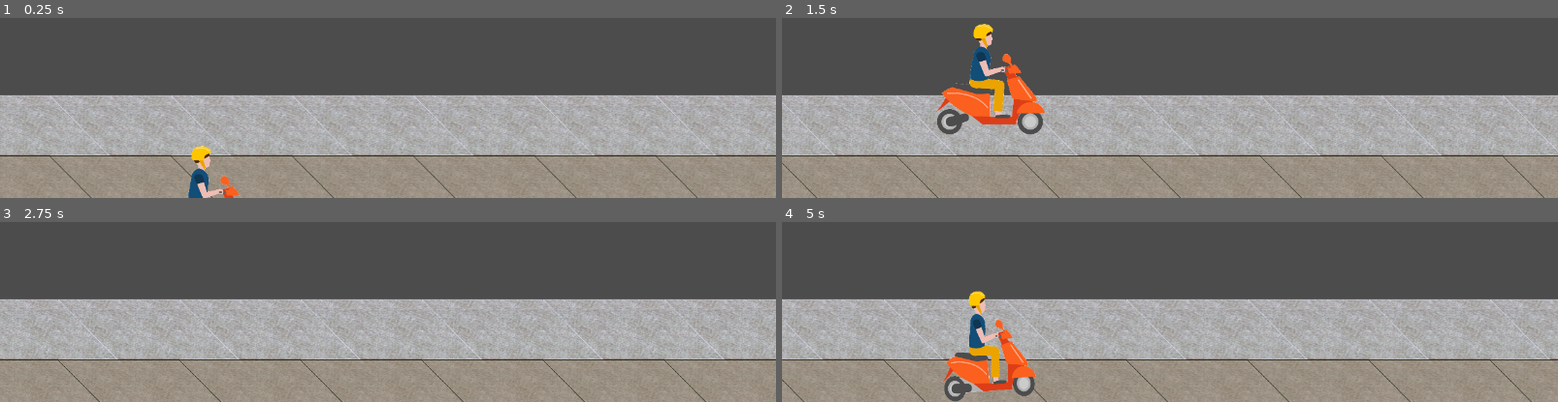
Above: before the commit, frames 1-4 (two rows, left to right).
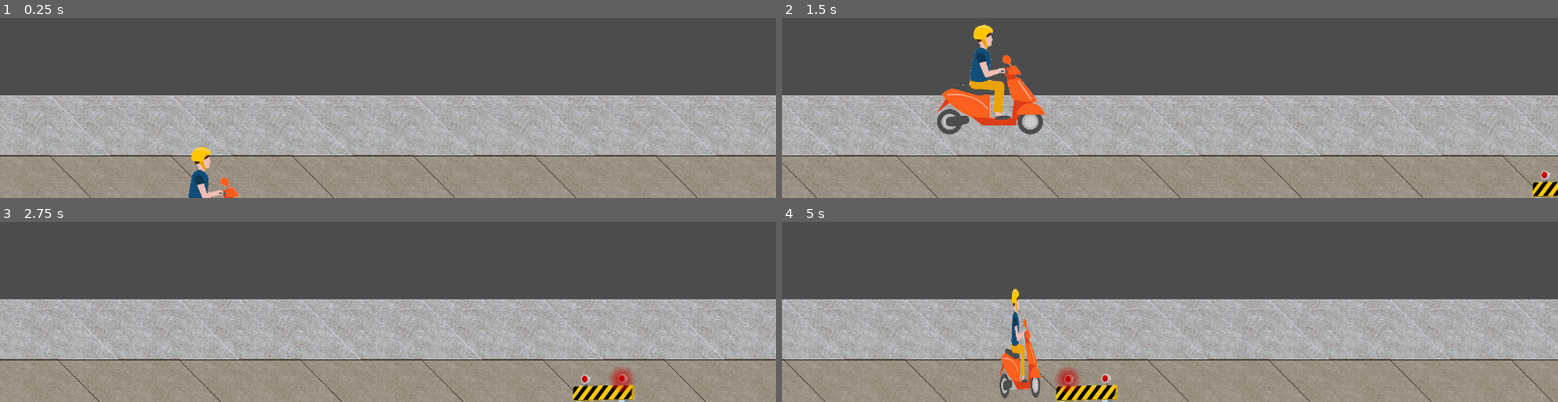
Above: after the commit, the same moments.

Repository: Anatolij-Grigorjev/MopedRebelGO
Game: Godot game, scene res://stages/test/test_stage.tscn
Two runs of this game, one before a commit and one after it. Both use one fixed random seed, a clock stepped at 60 frames per second and the inputs below.
Inputs:
- Up to frame 1 (0.25 s): no input
- Up to frame 2 (1.5 s): hold W (swerve_up) from 0.53 s (still down)
- Up to frame 3 (2.75 s): release W (swerve_up) at 2.03 s; hold S (swerve_down) from 2.03 s (still down)
- Up to frame 4 (5 s): release S (swerve_down) at 4.28 s; hold W (swerve_up) from 4.28 s (still down)

The runs differ from the first frame. In frame 1, 0.3% of the frame differs, in the area x 24-31%, y 70-100%; in frame 2, 1.2%; in frame 3, 1.0%; in frame 4, 9.3%, in the area x 0-100%, y 37-100%.
Error in both runs: Invalid get index '-1' (on base: 'Array'). (res://utils/logger.gd:103)

Commit message:
Add stage obstacles with basic crash animation

Diff:
--- /dev/null
+++ b/game/obstacles/roadblocks/roadblock.gd
@@ -0,0 +1,16 @@
+extends Area2D
+class_name RoadBlock
+"""
+General script to control any kind of static roadblock standing on the road.
+A roadblock should be able to know when moped collided with it
+and tell moped to react appropriately
+"""
+var Logger : Resource = preload("res://utils/logger.gd")
+
+
+onready var LOG: Logger = Logger.new(self)
+
+func _on_area_entered(area: Area2D):
+	LOG.debug("obstacle caught area {}", [area])
+	if (area.is_in_group(C.GROUP_MR)):
+		area.inform_hit_obstacle(self)
--- /dev/null
+++ b/game/obstacles/roadblocks/tall/tall_roadblock.tscn
@@ -0,0 +1,33 @@
+[gd_scene load_steps=6 format=2]
+
+[ext_resource path="res://obstacles/roadblocks/roadblock.gd" type="Script" id=1]
+[ext_resource path="res://obstacles/roadblocks/tall/idle_glow_left.png" type="Texture" id=2]
+[ext_resource path="res://obstacles/roadblocks/tall/idle_glow_right.png" type="Texture" id=3]
+
+[sub_resource type="SpriteFrames" id=1]
+animations = [ {
+"frames": [ ExtResource( 2 ), ExtResource( 3 ) ],
+"loop": true,
+"name": "default",
+"speed": 2.0
+} ]
+
+[sub_resource type="RectangleShape2D" id=2]
+extents = Vector2( 145, 50 )
+
+[node name="TallRoadblock" type="Area2D" groups=[
+"obstacle",
+]]
+collision_layer = 2
+collision_mask = 2
+script = ExtResource( 1 )
+
+[node name="Sprite" type="AnimatedSprite" parent="."]
+position = Vector2( 0, -125 )
+frames = SubResource( 1 )
+playing = true
+
+[node name="CollisionShape2D" type="CollisionShape2D" parent="."]
+position = Vector2( 0, -25 )
+shape = SubResource( 2 )
+[connection signal="area_entered" from="." to="." method="_on_area_entered"]
--- a/game/project.godot
+++ b/game/project.godot
@@ -29,6 +29,16 @@
 "language": "GDScript",
 "path": "res://rebel/moped_rebel.gd"
 }, {
+"base": "Area2D",
+"class": "ObstacleDetector",
+"language": "GDScript",
+"path": "res://rebel/obstacle_detector.gd"
+}, {
+"base": "Area2D",
+"class": "RoadBlock",
+"language": "GDScript",
+"path": "res://obstacles/roadblocks/roadblock.gd"
+}, {
 "base": "Node2D",
 "class": "StageControl",
 "language": "GDScript",
@@ -39,6 +49,8 @@
 "Helpers": "",
 "Logger": "",
 "MopedRebel": "",
+"ObstacleDetector": "",
+"RoadBlock": "",
 "StageControl": ""
 }
 
@@ -77,6 +89,11 @@
  ]
 }
 
+[layer_names]
+
+2d_physics/layer_1="physical"
+2d_physics/layer_2="obstacles"
+
 [rendering]
 
 environment/default_environment="res://default_env.tres"
--- a/game/rebel/moped_rebel.gd
+++ b/game/rebel/moped_rebel.gd
@@ -22,7 +22,8 @@
 onready var animator := $AnimationPlayer
 onready var LOG : Logger = Logger.new(self)
 onready var swerve_tween := $SwerveTween
-onready var _netural_transform: Dictionary = {
+onready var pushback_tween := $PushbackTween
+onready var _neutral_transform: Dictionary = {
 	'rotation': self.rotation_degrees,
 	'scale': self.scale
 }
@@ -30,7 +31,9 @@
 
 var _is_swerving: bool = false
 
+
 func _ready() -> void:
+	$ObstacleDetect.connect("hit_obstacle", self, "_on_ObstacleDetector_hit_obstacle")
 	pass
 
 
@@ -97,6 +100,22 @@
 
 
 """
+Setup and start tween required to push back rebel from current
+position by force of road obstacle
+"""
+func _prep_start_tween_pushback() -> void:
+	var final_position := global_position - Vector2(C.MR_OBSTACLE_PUSHBACK_AMOUNT, 0)
+	pushback_tween.remove_all()
+	pushback_tween.interpolate_property(
+		self, 'global_position',
+		global_position, final_position,
+		C.MR_OBSTACLE_PUSHBACK_DURATION_SEC,
+		Tween.TRANS_LINEAR, Tween.EASE_OUT
+	)
+	pushback_tween.start()
+
+
+"""
 Reset the rotation and scale of the rebel to its original values
 (after animations for example)
 """
@@ -107,7 +126,15 @@
 
 	LOG.debug("Got rot/scale: {}/{}, change to {}/{}",
 		[self.rotation_degrees, self.scale,
-		_netural_transform.rotation, _netural_transform.scale]
+		_neutral_transform.rotation, _neutral_transform.scale]
 	)
-	self.rotation_degrees = _netural_transform.rotation
-	self.scale = _netural_transform.scale
+	self.rotation_degrees = _neutral_transform.rotation
+	self.scale = _neutral_transform.scale
+
+
+func _on_ObstacleDetector_hit_obstacle(obstacle: Area2D) -> void:
+	velocity = Vector2()
+	animator.play("crash_obstacle")
+	yield(animator, "animation_finished")
+	velocity = Vector2(C.MR_CRUISE_SPEED, 0)
+	pass
--- a/game/rebel/moped_rebel.tscn
+++ b/game/rebel/moped_rebel.tscn
@@ -1,9 +1,10 @@
-[gd_scene load_steps=9 format=2]
+[gd_scene load_steps=12 format=2]
 
 [ext_resource path="res://rebel/moped_rebel.gd" type="Script" id=1]
 [ext_resource path="res://rebel/rebel_on_moped_low.png" type="Texture" id=2]
 [ext_resource path="res://rebel/rebel_on_moped_mid.png" type="Texture" id=3]
 [ext_resource path="res://rebel/rebel_on_moped_high.png" type="Texture" id=4]
+[ext_resource path="res://rebel/obstacle_detector.gd" type="Script" id=5]
 
 [sub_resource type="SpriteFrames" id=2]
 animations = [ {
@@ -14,7 +15,74 @@
 } ]
 
 [sub_resource type="RectangleShape2D" id=1]
-extents = Vector2( 256, 56 )
+extents = Vector2( 250, 30 )
+
+[sub_resource type="Animation" id=6]
+resource_name = "crash_obstacle"
+length = 1.5
+step = 0.05
+tracks/0/type = "value"
+tracks/0/path = NodePath("AnimatedSprite:playing")
+tracks/0/interp = 1
+tracks/0/loop_wrap = true
+tracks/0/imported = false
+tracks/0/enabled = true
+tracks/0/keys = {
+"times": PoolRealArray( 0, 1.5 ),
+"transitions": PoolRealArray( 1, 1 ),
+"update": 1,
+"values": [ false, true ]
+}
+tracks/1/type = "value"
+tracks/1/path = NodePath("AnimatedSprite:scale")
+tracks/1/interp = 1
+tracks/1/loop_wrap = true
+tracks/1/imported = false
+tracks/1/enabled = true
+tracks/1/keys = {
+"times": PoolRealArray( 0, 0.2, 0.4, 0.7, 1, 1.4 ),
+"transitions": PoolRealArray( 1, 1, 1, 1, 1, 1 ),
+"update": 0,
+"values": [ Vector2( 1, 1 ), Vector2( 0.2, 1 ), Vector2( 0.2, 1 ), Vector2( 1, 0.2 ), Vector2( 0.2, 1 ), Vector2( 1, 1 ) ]
+}
+tracks/2/type = "value"
+tracks/2/path = NodePath("AnimatedSprite:position")
+tracks/2/interp = 1
+tracks/2/loop_wrap = true
+tracks/2/imported = false
+tracks/2/enabled = true
+tracks/2/keys = {
+"times": PoolRealArray( 0, 0.2, 0.4, 0.7, 1, 1.4 ),
+"transitions": PoolRealArray( 1, 1, 1, 1, 1, 1 ),
+"update": 0,
+"values": [ Vector2( 0, -210 ), Vector2( 200, -210 ), Vector2( 200, -210 ), Vector2( 0, -210 ), Vector2( -200, -210 ), Vector2( 0, -210 ) ]
+}
+tracks/3/type = "value"
+tracks/3/path = NodePath("ObstacleDetect/CollisionShape2D:disabled")
+tracks/3/interp = 1
+tracks/3/loop_wrap = true
+tracks/3/imported = false
+tracks/3/enabled = true
+tracks/3/keys = {
+"times": PoolRealArray( 0, 1.5 ),
+"transitions": PoolRealArray( 1, 1 ),
+"update": 1,
+"values": [ true, false ]
+}
+tracks/4/type = "method"
+tracks/4/path = NodePath(".")
+tracks/4/interp = 1
+tracks/4/loop_wrap = true
+tracks/4/imported = false
+tracks/4/enabled = true
+tracks/4/keys = {
+"times": PoolRealArray( 0.7 ),
+"transitions": PoolRealArray( 1 ),
+"values": [ {
+"args": [  ],
+"method": "_prep_start_tween_pushback"
+} ]
+}
 
 [sub_resource type="Animation" id=4]
 resource_name = "swerve_down"
@@ -74,19 +142,19 @@
 "values": [ Vector2( 0.36, 0.36 ), Vector2( 0.3, 0.36 ) ]
 }
 
+[sub_resource type="RectangleShape2D" id=5]
+extents = Vector2( 50, 50 )
+
 [node name="MopedRebel" type="KinematicBody2D"]
 scale = Vector2( 0.36, 0.36 )
 script = ExtResource( 1 )
 
 [node name="AnimatedSprite" type="AnimatedSprite" parent="."]
 position = Vector2( 0, -210 )
-scale = Vector2( 1, 1 )
 frames = SubResource( 2 )
-frame = 1
 playing = true
 
 [node name="CollisionShape2D" type="CollisionShape2D" parent="."]
-position = Vector2( 0, -12 )
 shape = SubResource( 1 )
 
 [node name="Camera2D" type="Camera2D" parent="."]
@@ -100,7 +168,21 @@
 drag_margin_bottom = 1.0
 
 [node name="AnimationPlayer" type="AnimationPlayer" parent="."]
+anims/crash_obstacle = SubResource( 6 )
 anims/swerve_down = SubResource( 4 )
 anims/swerve_up = SubResource( 3 )
 
 [node name="SwerveTween" type="Tween" parent="."]
+
+[node name="PushbackTween" type="Tween" parent="."]
+
+[node name="ObstacleDetect" type="Area2D" parent="." groups=[
+"moped_rebel",
+]]
+collision_layer = 2
+collision_mask = 2
+script = ExtResource( 5 )
+
+[node name="CollisionShape2D" type="CollisionShape2D" parent="ObstacleDetect"]
+position = Vector2( 220, 0 )
+shape = SubResource( 5 )
--- /dev/null
+++ b/game/rebel/obstacle_detector.gd
@@ -0,0 +1,10 @@
+extends Area2D
+class_name ObstacleDetector
+"""
+Detect and send signals when rebel hits an obstacle
+"""
+signal hit_obstacle(obstacle)
+
+
+func inform_hit_obstacle(obstacle: Area2D) -> void:
+	emit_signal("hit_obstacle", obstacle)
--- a/game/stages/test/test_stage.tscn
+++ b/game/stages/test/test_stage.tscn
@@ -1,8 +1,9 @@
-[gd_scene load_steps=4 format=2]
+[gd_scene load_steps=5 format=2]
 
 [ext_resource path="res://stages/stage_control.gd" type="Script" id=1]
 [ext_resource path="res://stages/tiles/diag_brown_white_metal.tres" type="TileSet" id=2]
 [ext_resource path="res://rebel/moped_rebel.tscn" type="PackedScene" id=3]
+[ext_resource path="res://obstacles/roadblocks/tall/tall_roadblock.tscn" type="PackedScene" id=4]
 
 [node name="TestStage" type="Node2D"]
 script = ExtResource( 1 )
@@ -15,3 +16,7 @@
 
 [node name="MopedRebel" parent="." instance=ExtResource( 3 )]
 position = Vector2( 0, 50 )
+
+[node name="TallRoadblock" parent="." instance=ExtResource( 4 )]
+position = Vector2( 1300, 62 )
+scale = Vector2( 0.5, 0.5 )
--- a/game/utils/static_constants.gd
+++ b/game/utils/static_constants.gd
@@ -17,7 +17,15 @@
 Leves range from 0 to 3 for DEBUG, INFO, WARN, ERROR respectively
 """
 const GAME_LOGGING_LEVEL: int = 1
-
+"""
+Group name denoting anything in-game that acts as an obstacle on the road
+An obstacle makes moped rebel crash and lose package
+"""
+const GROUP_OBSTACLES : String = "obstacle"
+"""
+Group for moped rebel himself
+"""
+const GROUP_MR : String = "moped_rebel"
 
 """
 *****************************
@@ -26,3 +34,5 @@
 """
 const MR_CRUISE_SPEED: float = 234.56
 const MR_SWERVE_DURATION_SEC: float = 0.2
+const MR_OBSTACLE_PUSHBACK_DURATION_SEC: float = 0.3
+const MR_OBSTACLE_PUSHBACK_AMOUNT: float = 700.7
